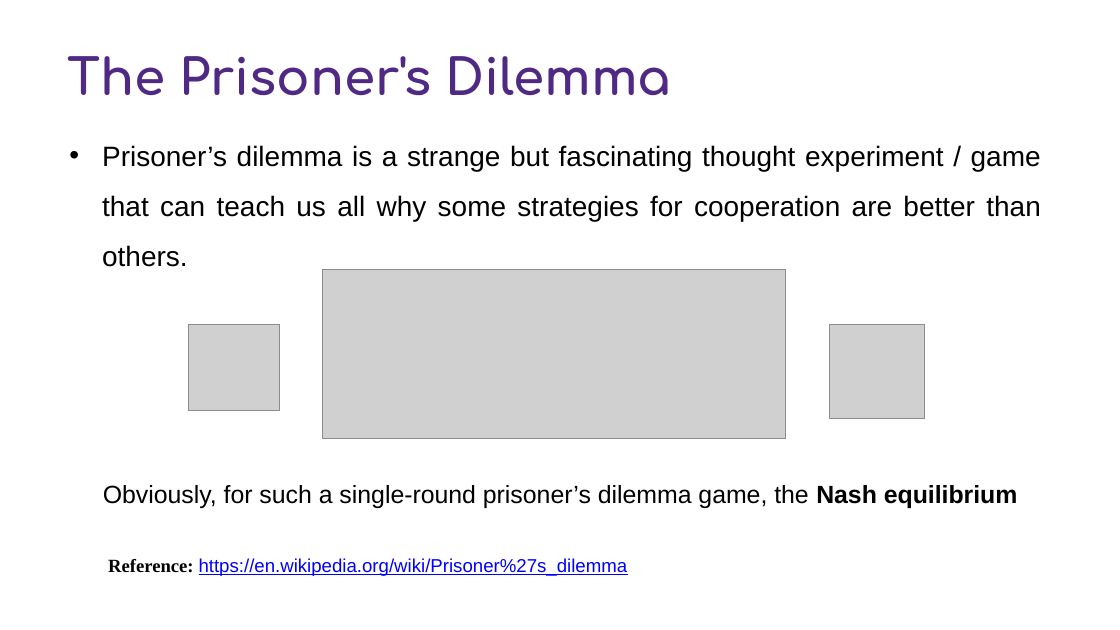
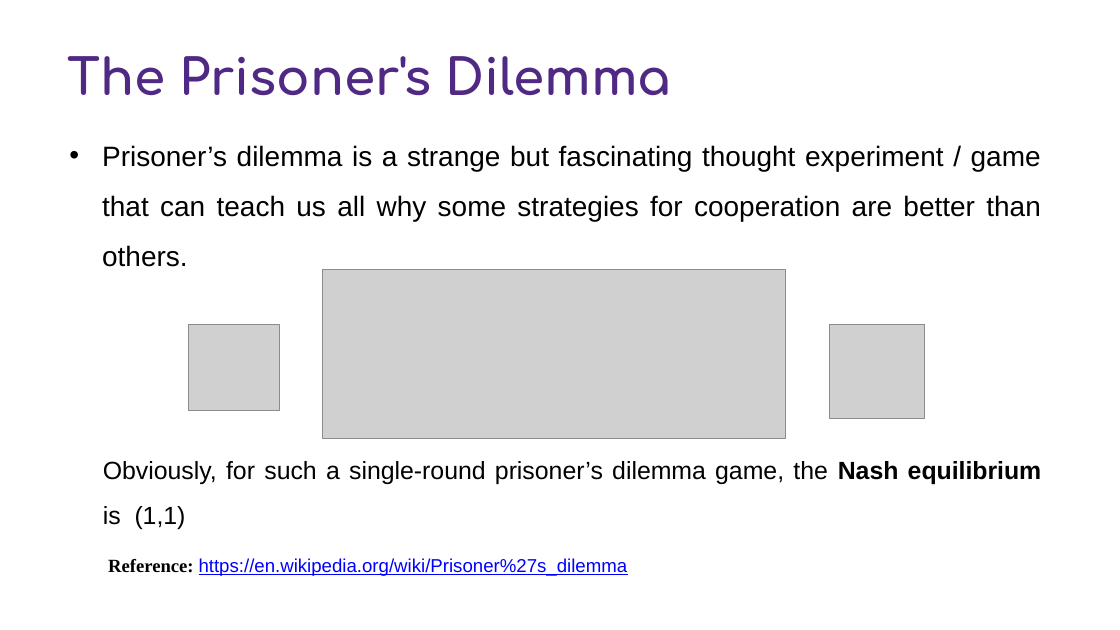
Before and after one commit to GuoJiaqi-1020/Code-recording-NU, a slide deck: slide 3 of Game Theory and Networked Systems_495/Final_Project/game_theory.pptx. Drawn at 1120x630 pixels with LibreOffice and Linux fonts; fonts in the diff are those of the drawing; grey boxes stand for pictures; background and template pictures are left out. Boxes give left, top, right and bottom in pixels: in the first picture for what was removed or moved away, otherwise in the second. Text is boxed around its words. In the diff, an @@ line names an element or a change of style, - is before the commit and + after.

```diff
--- a/Game Theory and Networked Systems_495/Final_Project/game_theory.pptx
+++ b/Game Theory and Networked Systems_495/Final_Project/game_theory.pptx
@@ text at <box>103,461,1042,529</box>: text changed @@
-Obviously, for such a single-round prisoner’s dilemma game, the Nash equilibrium
+Obviously, for such a single-round prisoner’s dilemma game, the Nash equilibrium is (1,1)
```
Also in this commit, not shown: 9 other slides changed, 2 other files.
